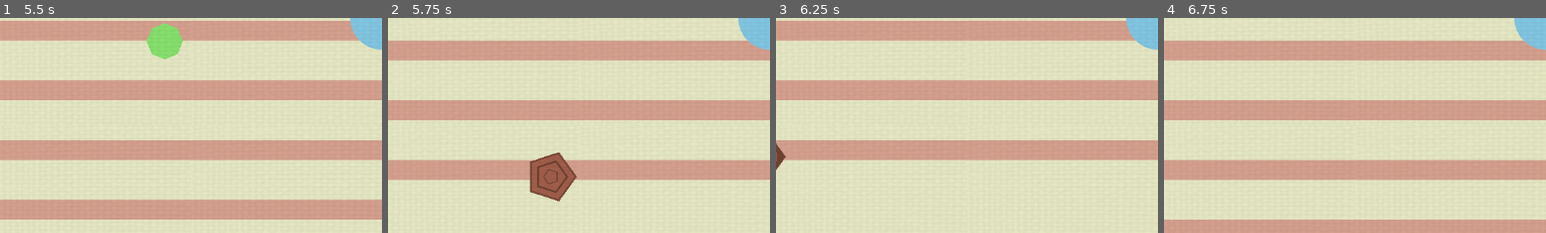
Above: before the commit, frames 1-4 (left to right).
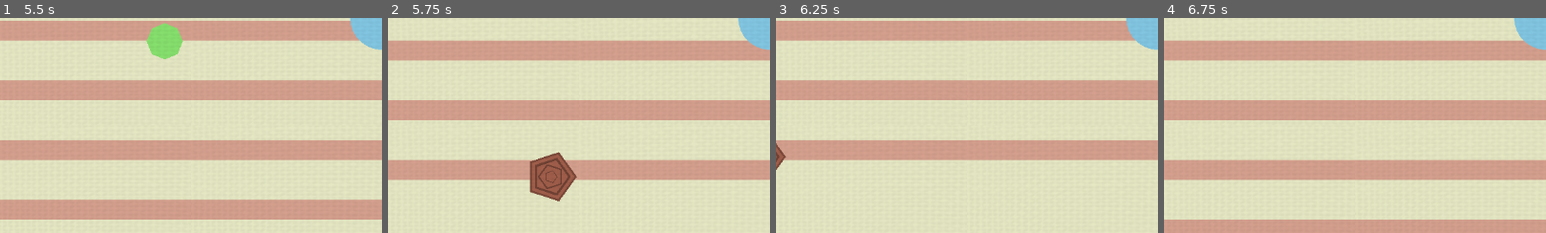
Above: after the commit, the same moments.

Repository: bjornarprytz/dream-deeper-and-deeper
Game: Godot game, scene res://main.tscn
Two runs of this game, one before a commit and one after it. Both use one fixed random seed, a clock stepped at 60 frames per second and the inputs below.
Inputs:
- Up to frame 1 (5.5 s): tap Enter at 0.5 s; hold Right (ui_right) 0.53-1.28 s; hold Down (ui_down) 1.28-2.03 s; hold Right (ui_right) 2.03-2.78 s; hold Up (ui_up) 2.78-3.53 s; hold Left (ui_left) 3.53-5.03 s; hold Down (ui_down) from 5.03 s (still down)
- Up to frame 2 (5.75 s): keep holding Down (ui_down)
- Up to frame 3 (6.25 s): release Down (ui_down) at 5.78 s; hold Right (ui_right) from 5.78 s (still down)
- Up to frame 4 (6.75 s): release Right (ui_right) at 6.53 s; hold Up (ui_up) from 6.53 s (still down)
The pictures show only the part of the screen within x 0-50%, y 50-100%; the shares and areas given below are measured in that part.

Frame 1 is identical in both runs. In frame 2, 0.6% of the frame differs, in the area x 38-48%, y 65-83%; in frame 3, less than 0.1%; in frame 4, nothing differs.
Error in both runs: Invalid assignment of property or key 'scale' with value of type 'Vector2' on a base object of type 'Nil'. (res://autoload/spawner.gd:49)

Commit message:
wip pollen

Diff:
--- a/src/critters/circ/circ.tscn
+++ b/src/critters/circ/circ.tscn
@@ -17,3 +17,6 @@
 
 [node name="Body" parent="." instance=ExtResource("2_7isha")]
 n_sides = 30
+polygon = PackedVector2Array(25, 0, 24.4537, 5.19779, 22.8386, 10.1684, 20.2254, 14.6946, 16.7283, 18.5786, 12.5, 21.6506, 7.72542, 23.7764, 2.61321, 24.863, -2.61321, 24.863, -7.72542, 23.7764, -12.5, 21.6506, -16.7283, 18.5786, -20.2254, 14.6946, -22.8386, 10.1684, -24.4537, 5.19779, -25, 3.06152e-15, -24.4537, -5.19779, -22.8386, -10.1684, -20.2254, -14.6946, -16.7283, -18.5786, -12.5, -21.6506, -7.72542, -23.7764, -2.61321, -24.863, 2.61321, -24.863, 7.72542, -23.7764, 12.5, -21.6506, 16.7283, -18.5786, 20.2254, -14.6946, 22.8386, -10.1684, 24.4537, -5.19779)
+border_color = Color(0, 0, 0, 1)
+border_width = 0.0
--- a/src/critters/flower.gd
+++ b/src/critters/flower.gd
@@ -2,7 +2,7 @@
 extends Node2D
 
 @export var pollen_rate: float = 5.0
-@export var pollen: float = 0.0
+@export var pollen: float = 100.0
 @export var max_pollen: float = 100.0
 
 # Called every frame. 'delta' is the elapsed time since the previous frame.
--- a/src/critters/pent/pentagonia.gd
+++ b/src/critters/pent/pentagonia.gd
@@ -8,32 +8,32 @@
 @onready var pattern2 : Line2D = $Body/Pattern/B
 @onready var pattern3 : Line2D = $Body/Pattern/C
 
+@onready var pollen_burst : CPUParticles2D = $PollenBurst
+
 var snap_back_tween : Tween
 
 var _time_spent : float = 0.0
 
 func _process(delta: float) -> void:
 	super(delta)
-	_time_spent += delta
 
 	var pattern_speed = pollen / max_pollen
-	var progress = pattern_speed * _time_spent
+	_time_spent += (pattern_speed * delta)
 
-	var a_scale = pingpong(progress, 2.0) - 1.0
-	var c_scale = pingpong(progress * 2.0, 2.0) - 1.0
-	var b_scale = pingpong(progress * 3.0, 2.0) - 1.0
+	var a_scale = pingpong(_time_spent, 2.0) - 1.0
+	var c_scale = pingpong(_time_spent * 2.0, 2.0) - 1.0
+	var b_scale = pingpong(_time_spent * 3.0, 2.0) - 1.0
 
 	pattern1.scale = Vector2(a_scale, a_scale)
 	pattern2.scale = Vector2(b_scale, b_scale)
 	pattern3.scale = Vector2(c_scale, c_scale)
 
-
+func _spread_seeds():
+	pollen_burst.amount = int(pollen / 5.0)
+	pollen = 0
+	pollen_burst.emitting = true
 
 func _on_body_body_entered(body: Node2D) -> void:
-	if (body.owner is Flower):
-		return
-	nearby = body.owner
-
-func _on_body_body_exited(body: Node2D) -> void:
-	if (body.owner == nearby):
-		nearby = null
+	if (body.owner is Critter or body is Player):
+		if (pollen == max_pollen):
+			_spread_seeds()
--- a/src/critters/pent/pentagonia.tscn
+++ b/src/critters/pent/pentagonia.tscn
@@ -1,7 +1,8 @@
-[gd_scene load_steps=3 format=3 uid="uid://dcyswhpnrau34"]
+[gd_scene load_steps=4 format=3 uid="uid://dcyswhpnrau34"]
 
 [ext_resource type="Script" path="res://critters/pent/pentagonia.gd" id="1_m28qs"]
 [ext_resource type="PackedScene" uid="uid://yp7iioou2jqm" path="res://tools/RegularPolygon.tscn" id="2_1vn31"]
+[ext_resource type="Texture2D" uid="uid://vctpf4rhgiky" path="res://assets/asterix.png" id="3_3foxi"]
 
 [node name="Pentagonia" type="Node2D"]
 script = ExtResource("1_m28qs")
@@ -40,5 +41,23 @@
 default_color = Color(0.698039, 0.698039, 0.698039, 1)
 joint_mode = 2
 
+[node name="PollenBurst" type="CPUParticles2D" parent="."]
+emitting = false
+amount = 100
+lifetime = 2.0
+one_shot = true
+explosiveness = 0.9
+texture = ExtResource("3_3foxi")
+direction = Vector2(0, -1)
+spread = 180.0
+gravity = Vector2(0, 0)
+initial_velocity_min = 300.0
+initial_velocity_max = 350.0
+angular_velocity_min = -180.0
+angular_velocity_max = 180.0
+damping_min = 300.0
+damping_max = 500.0
+scale_amount_min = 0.1
+scale_amount_max = 0.2
+
 [connection signal="body_entered" from="Body" to="." method="_on_body_body_entered"]
-[connection signal="body_exited" from="Body" to="." method="_on_body_body_exited"]
--- a/src/critters/tri/tri.tscn
+++ b/src/critters/tri/tri.tscn
@@ -21,8 +21,8 @@
 [node name="Body" parent="." instance=ExtResource("3_14iat")]
 n_sides = 3
 polygon = PackedVector2Array(25, 0, -12.5, 21.6506, -12.5, -21.6506)
-border_color = null
-border_width = null
+border_color = Color(0, 0, 0, 1)
+border_width = 0.0
 
 [connection signal="body_entered" from="Senses" to="." method="_on_senses_body_entered"]
 [connection signal="body_exited" from="Senses" to="." method="_on_senses_body_exited"]
Binary file added: src/assets/asterix.png
Not shown, added: src/assets/asterix.png.import
Not shown, changed: readme.md
